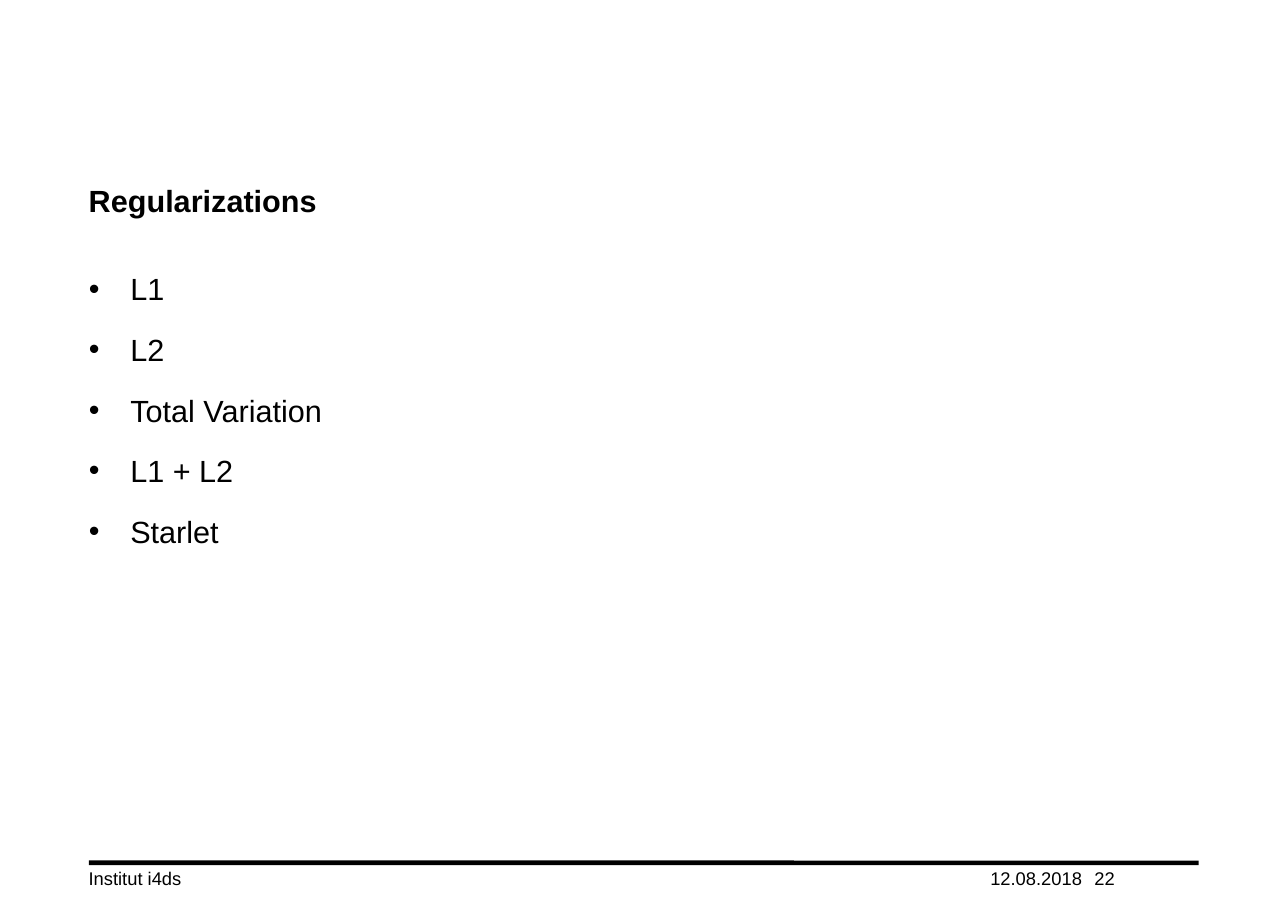
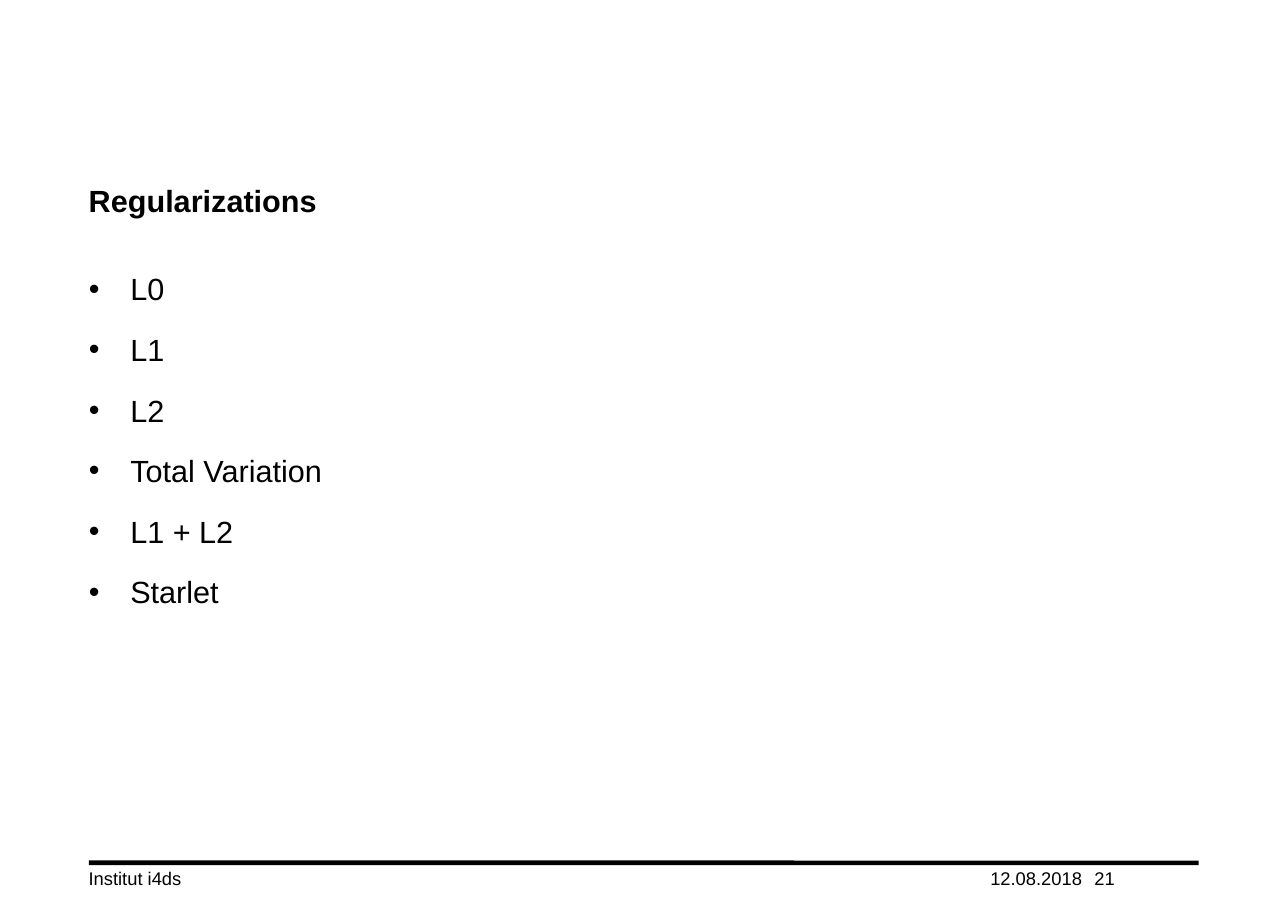
Before and after one commit to lord-blueberry/p7-doc, a slide deck: slide 21 of ppt/praes.pptx (slide 22 before the commit). Drawn at 1288x911 pixels with LibreOffice and Linux fonts; fonts in the diff are those of the drawing; background and template pictures are left out. Boxes give left, top, right and bottom in pixels: in the first picture for what was removed or moved away, otherwise in the second. Text is boxed around its words. In the diff, an @@ line names an element or a change of style, - is before the commit and + after.

```diff
--- a/ppt/praes.pptx
+++ b/ppt/praes.pptx
@@ text at <box>130,278,164,301</box>: paragraph added @@
+• L0
@@ page number at <box>1094,872,1114,885</box>: text changed @@
-22
+21
```
Also in this commit, not shown: 9 other slides changed, 1 slide added, 2 slides removed, 1 other file.
